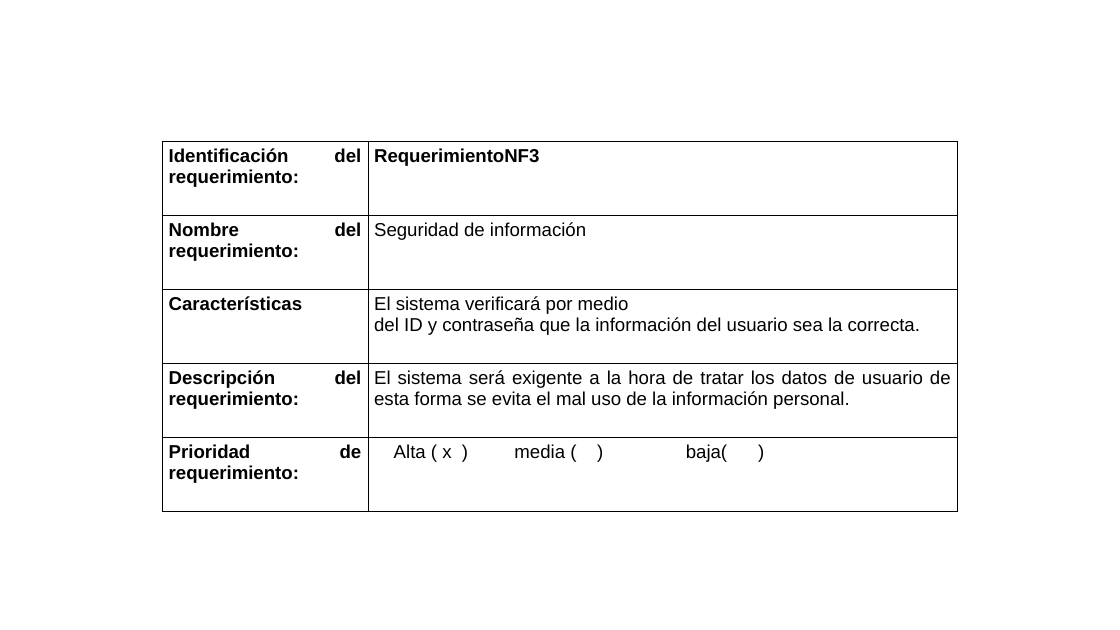
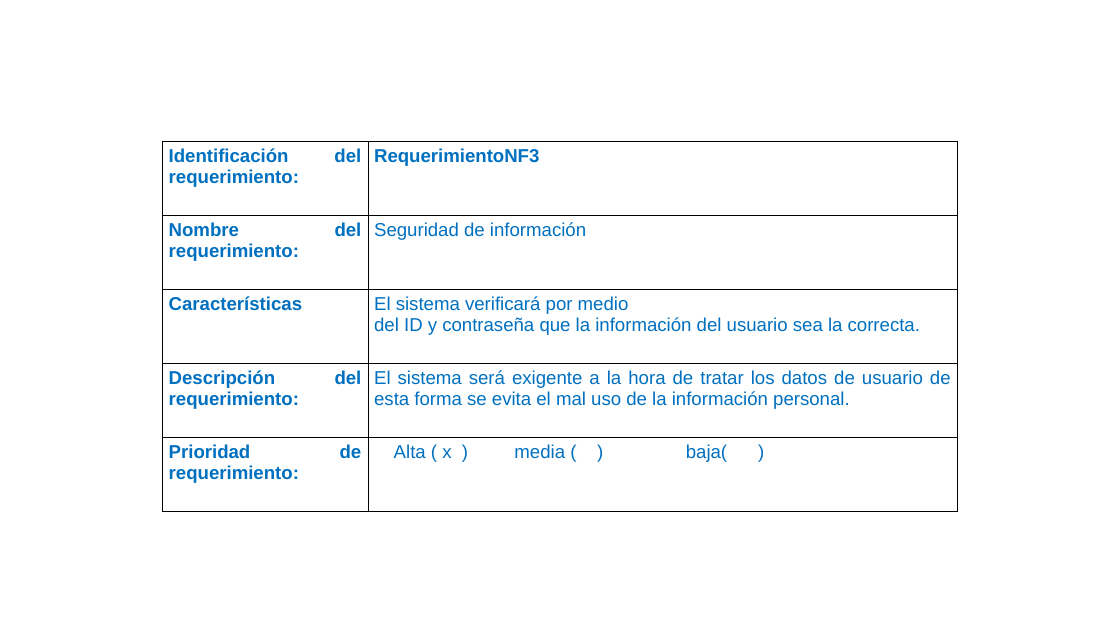
Before and after one commit to julianforero19/Proyecto_Parking, a slide deck: slide 21 of PLANTILLA_PRESENTACION_AVANCES_PROYECTO_.pptx. Drawn at 1120x630 pixels with LibreOffice and Linux fonts; fonts in the diff are those of the drawing; background and template pictures are left out. Boxes give left, top, right and bottom in pixels: in the first picture for what was removed or moved away, otherwise in the second. Text is boxed around its words. In the diff, an @@ line names an element or a change of style, - is before the commit and + after.

```diff
--- a/PLANTILLA_PRESENTACION_AVANCES_PROYECTO_.pptx
+++ b/PLANTILLA_PRESENTACION_AVANCES_PROYECTO_.pptx
@@ table at (162, 141, 958, 511) @@
@@ text colour #000000 to #0070C0 @@
```
Also in this commit, not shown: 5 other slides changed.
